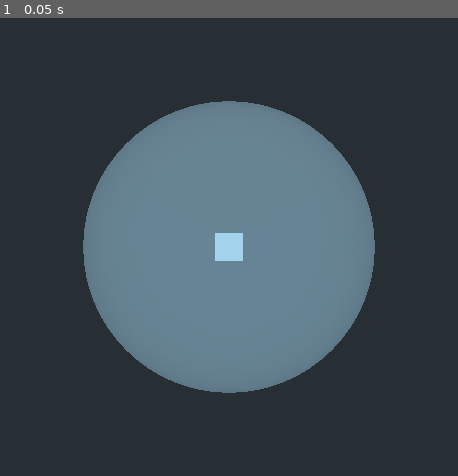
Above: before the commit, frame 1.
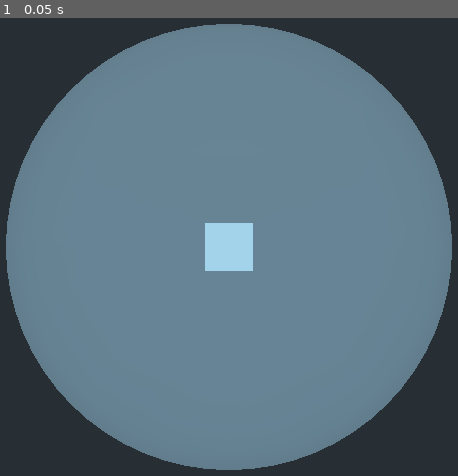
Above: after the commit, the same moment.

Repository: deengames-prototypes/3d-game
Game: Godot game, scene res://Prototype.tscn
The game is run twice, just before and just after one commit, with the same random seed, the same clock (stepped at 60 frames per second) and the same inputs.
Inputs:
- Up to frame 1 (0.05 s): no input

The runs differ from the first frame. In frame 1, 43% of the frame differs, in the area x 1-99%, y 1-99%.

Commit message:
Player influenced by "gravity"

Diff:
--- /dev/null
+++ b/prototype/Player.gd
@@ -0,0 +1,12 @@
+extends KinematicBody
+
+# Simple, linear grvity
+var GRAVITY = Vector3(0, -98, 0)
+var _velocity = Vector3(0, 0, 0)
+
+# Called when the node enters the scene tree for the first time.
+func _ready():
+	pass # Replace with function body.
+
+func _process(delta):
+	self.move_and_slide(_velocity + GRAVITY)
--- a/prototype/Prototype.tscn
+++ b/prototype/Prototype.tscn
@@ -1,27 +1,43 @@
-[gd_scene load_steps=4 format=2]
+[gd_scene load_steps=7 format=2]
+
+[ext_resource path="res://Player.gd" type="Script" id=1]
 
 [sub_resource type="SphereMesh" id=1]
 radius = 20.0
 height = 40.0
 
-[sub_resource type="SpatialMaterial" id=3]
+[sub_resource type="SpatialMaterial" id=2]
 albedo_color = Color( 0.631373, 0.631373, 0.631373, 1 )
 
-[sub_resource type="CubeMesh" id=2]
+[sub_resource type="SphereShape" id=5]
+radius = 20.0
+
+[sub_resource type="CubeMesh" id=3]
+
+[sub_resource type="BoxShape" id=4]
 
 [node name="Spatial" type="Spatial"]
 
-[node name="Planetoid" type="MeshInstance" parent="."]
+[node name="Planetoid" type="StaticBody" parent="."]
+
+[node name="Mesh" type="MeshInstance" parent="Planetoid"]
 mesh = SubResource( 1 )
-material/0 = SubResource( 3 )
+material/0 = SubResource( 2 )
 
-[node name="KinematicBody" type="KinematicBody" parent="Planetoid"]
+[node name="CollisionShape" type="CollisionShape" parent="Planetoid"]
+shape = SubResource( 5 )
+
+[node name="Player" type="KinematicBody" parent="."]
 transform = Transform( 1, 0, 0, 0, 1, 0, 0, 0, 1, 0, 25, 0 )
+script = ExtResource( 1 )
 
-[node name="Mesh" type="MeshInstance" parent="Planetoid/KinematicBody"]
-mesh = SubResource( 2 )
+[node name="Camera" type="Camera" parent="Player"]
+transform = Transform( 1, 0, 0, 0, -4.37114e-08, 1, 0, -1, -4.37114e-08, 0, 15, 0 )
+current = true
+
+[node name="Mesh" type="MeshInstance" parent="Player"]
+mesh = SubResource( 3 )
 material/0 = null
 
-[node name="Camera" type="Camera" parent="Planetoid/KinematicBody"]
-transform = Transform( 1, 0, 0, 0, -4.37114e-08, 1, 0, -1, -4.37114e-08, 0, 25, 0 )
-current = true
+[node name="CollisionShape" type="CollisionShape" parent="Player"]
+shape = SubResource( 4 )
